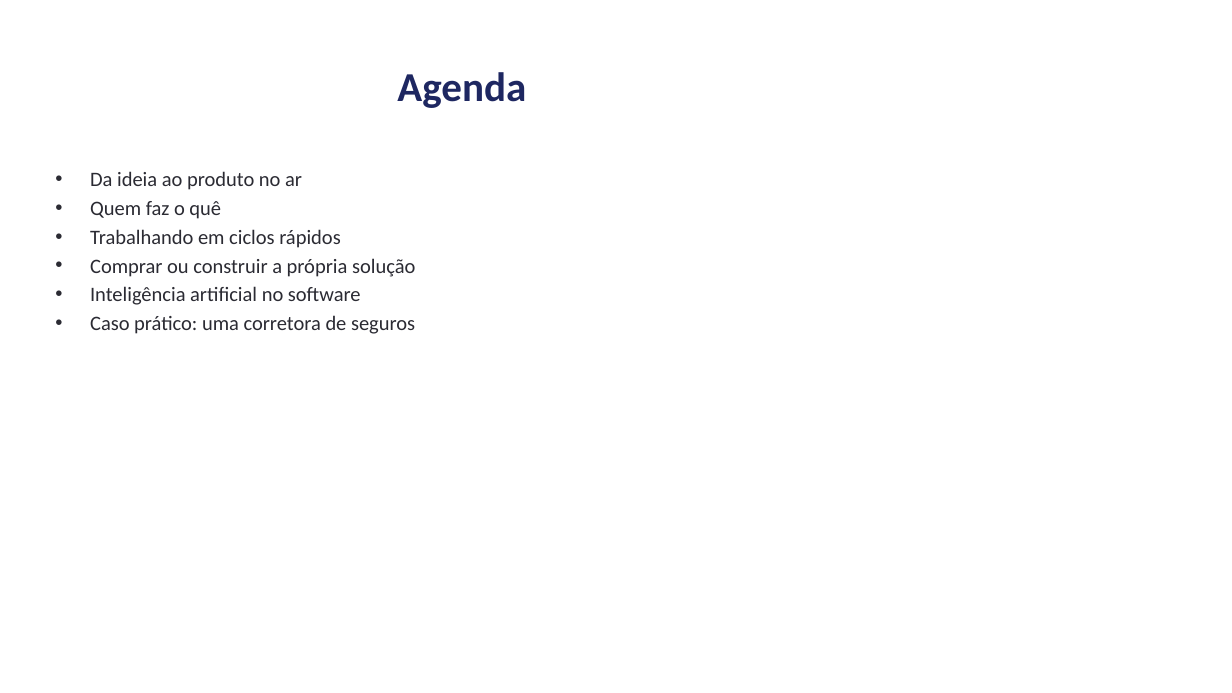
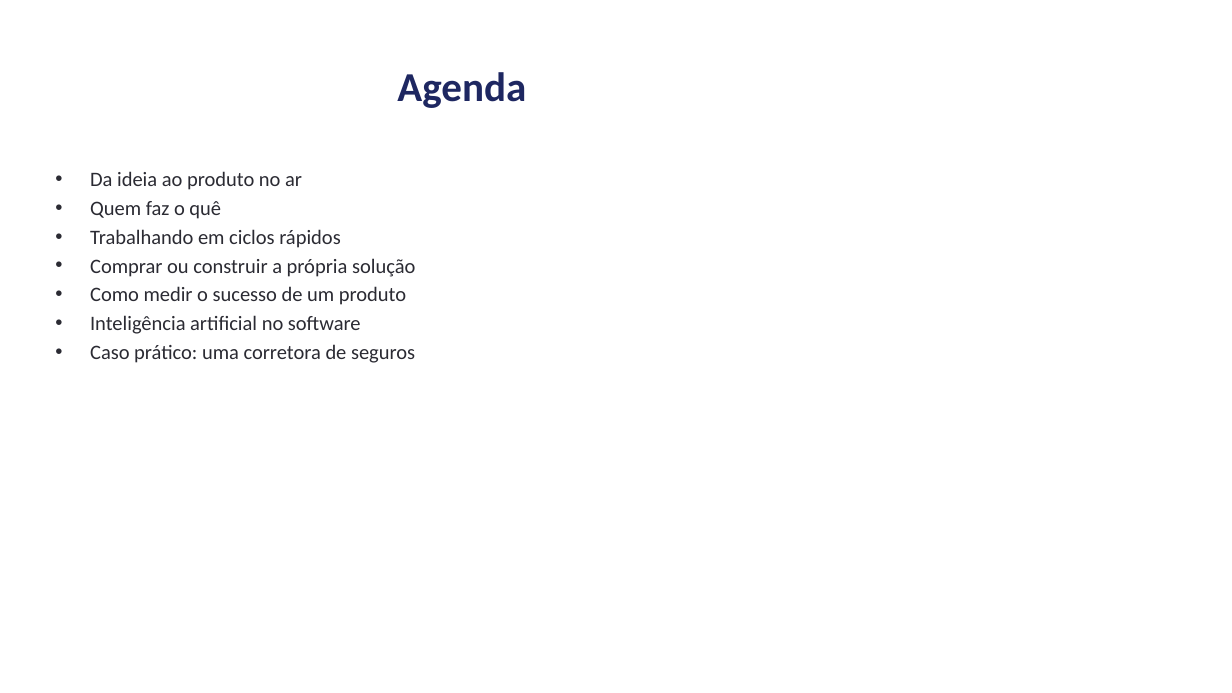
Before and after one commit to andrevberaldo/software-engineering, a slide deck: slide 2 of presentation/apresentacao.pptx. Drawn at 1232x693 pixels with LibreOffice and Linux fonts; fonts in the diff are those of the drawing. Boxes give left, top, right and bottom in pixels: in the first picture for what was removed or moved away, otherwise in the second. Text is boxed around its words. In the diff, an @@ line names an element or a change of style, - is before the commit and + after.

```diff
--- a/presentation/apresentacao.pptx
+++ b/presentation/apresentacao.pptx
@@ text at (90,286,406,305): paragraph added @@
+• Como medir o sucesso de um produto
```
Also in this commit, not shown: 7 slides added, 4 other files.
